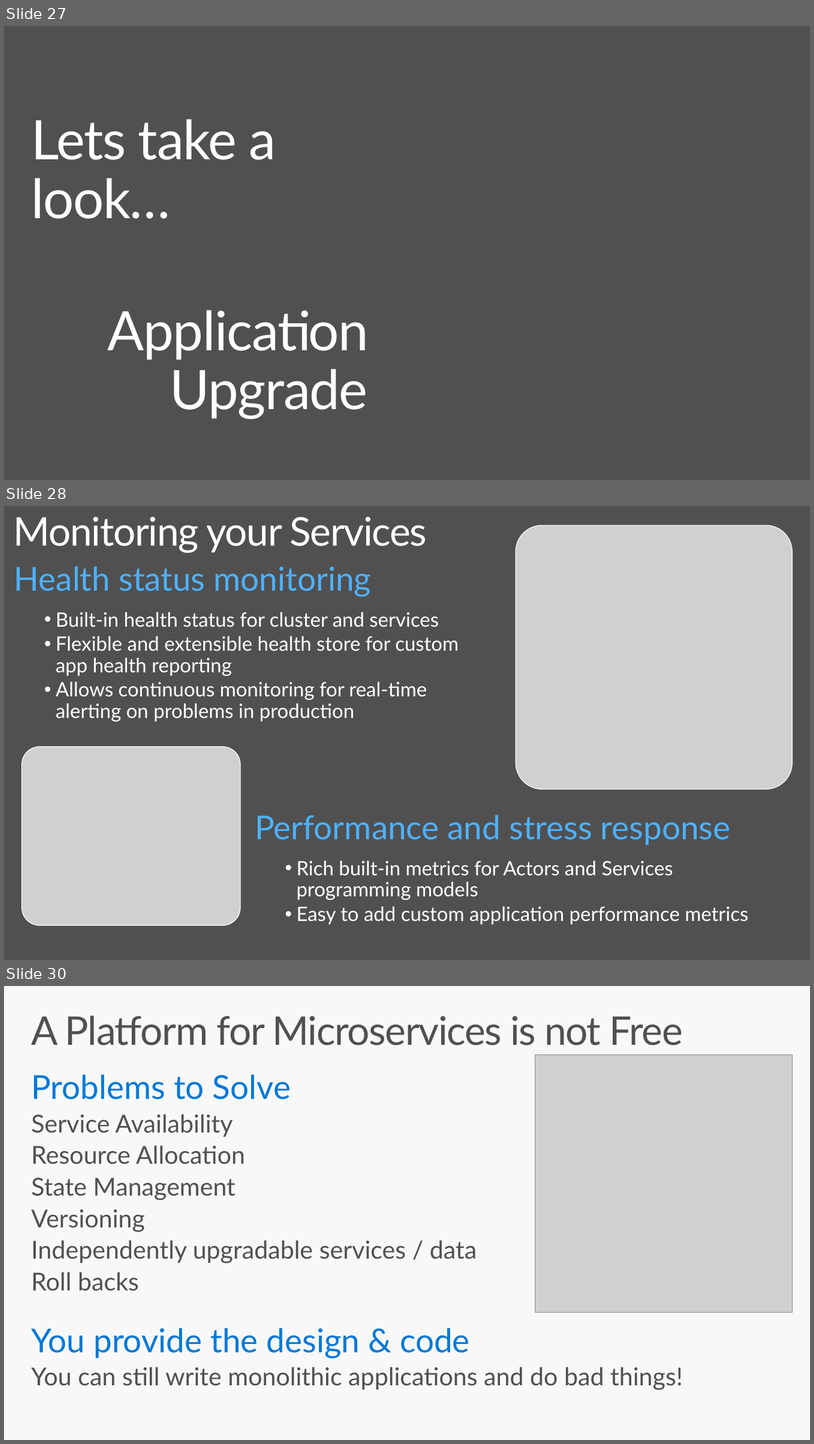
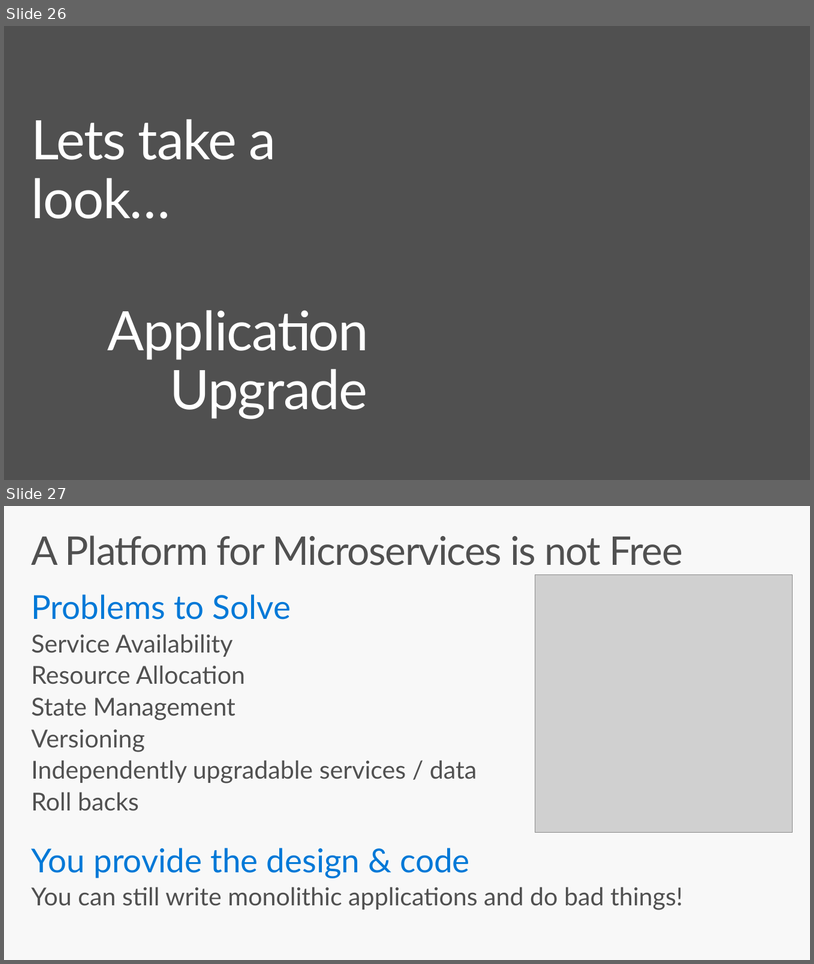
Before and after one commit to brentstineman/PersonalStuff, a slide deck: Presentations/Service Fabric/ServiceFabric Introduction.pptx. Shown one above the other, each under a label of ours: slides 27, 28 and 30 before the commit, slides 26 and 27 after it; the slides between them are not shown. The pictures are 814x1444 and 814x964 pixels, drawn with LibreOffice and Linux fonts; fonts in the diff are those of the drawing; grey boxes stand for pictures; background and template pictures are left out. Boxes give left, top, right and bottom in pixels: in the first picture for what was removed or moved away, otherwise in the second. Text is boxed around its words. In the diff, an @@ line names an element or a change of style, - is before the commit and + after.

```diff
--- a/Presentations/Service Fabric/ServiceFabric Introduction.pptx
+++ b/Presentations/Service Fabric/ServiceFabric Introduction.pptx
@@ slide 28 removed at bbox=[4, 506, 810, 960], background #505050 @@
@@ title removed at bbox=[14, 517, 427, 553] @@
-Monitoring your Services
@@ picture removed at bbox=[516, 525, 792, 789] @@
@@ text removed at bbox=[14, 566, 459, 721] @@
-Health status monitoring
-    •• Built-in health status for cluster and services
-    •• Flexible and extensible health store for custom app health reporting
-    •• Allows continuous monitoring for real-time alerting on problems in production
@@ picture removed at bbox=[22, 746, 240, 925] @@
@@ text removed at bbox=[255, 814, 749, 924] @@
-Performance and stress response
-    •• Rich built-in metrics for Actors and Services programming models
-    •• Easy to add custom application performance metrics
@@ what was slide 27 is now slide 26 @@
@@ what was slide 30 is now slide 27 @@
```
Also in this commit, not shown: 3 slides changed, 1 slide added, 3 other slides removed.
